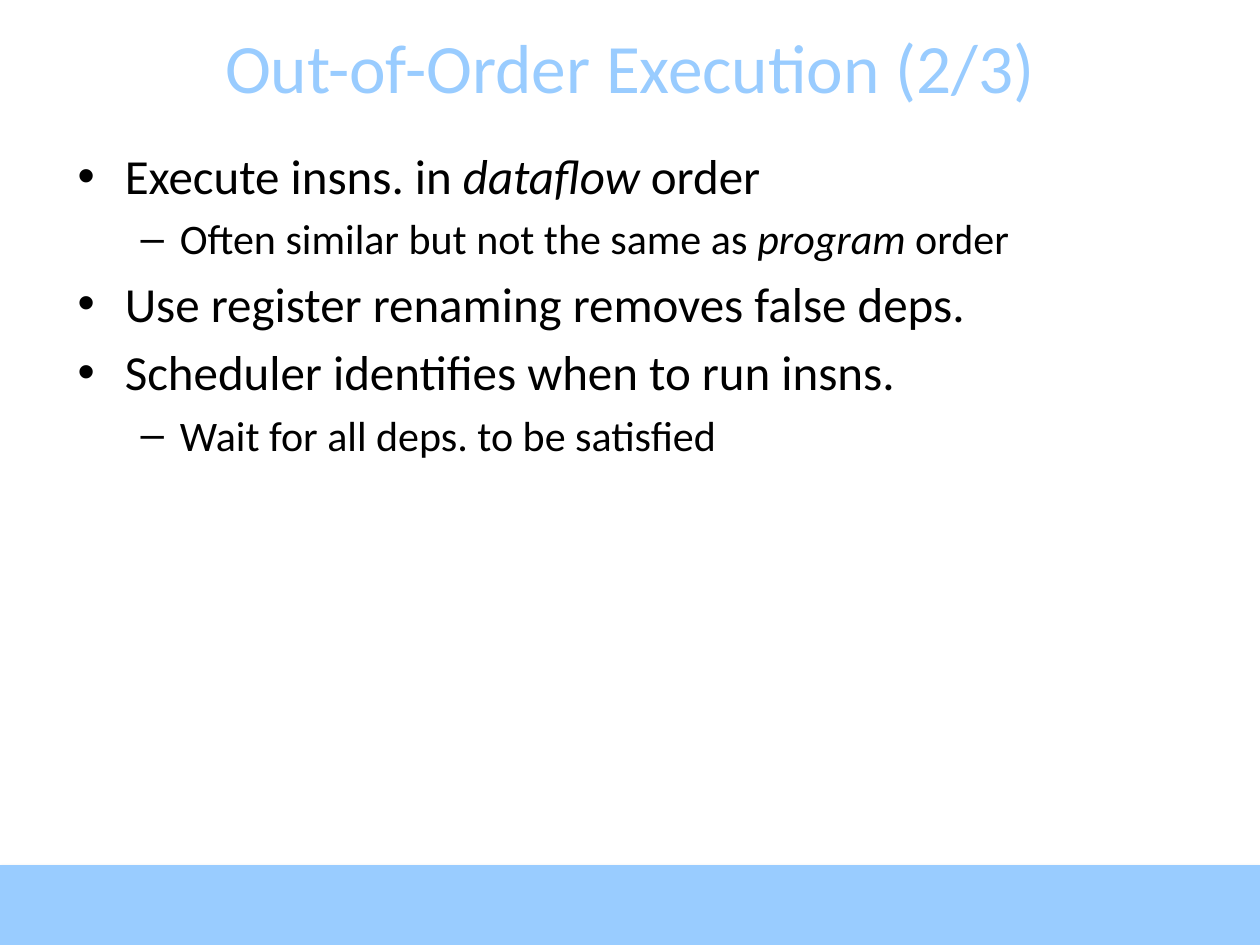
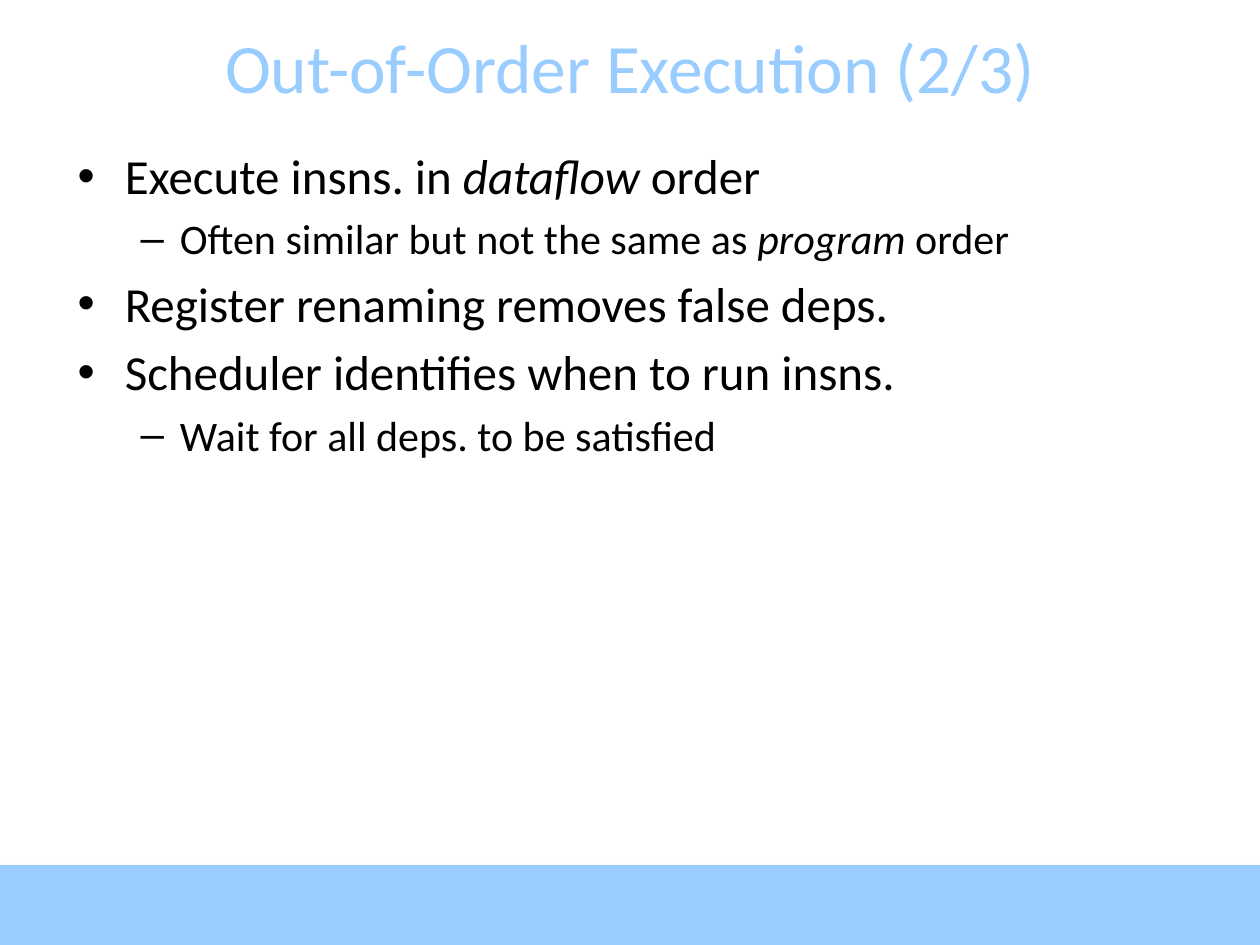
Before and after one commit to aakshintala/aakshintala.github.io, a slide deck: slide 7 of slides/L8-ooo-and-rename.pptx. Drawn at 1260x945 pixels with LibreOffice and Linux fonts; fonts in the diff are those of the drawing. Boxes give left, top, right and bottom in pixels: in the first picture for what was removed or moved away, otherwise in the second. Text is boxed around its words. In the diff, an @@ line names an element or a change of style, - is before the commit and + after.

```diff
--- a/slides/L8-ooo-and-rename.pptx
+++ b/slides/L8-ooo-and-rename.pptx
@@ text at box(125, 288, 888, 331): text changed @@
-• Use register renaming removes false deps.
+• Register renaming removes false deps.
```
Also in this commit, not shown: 8 other slides changed, 3 other files.
